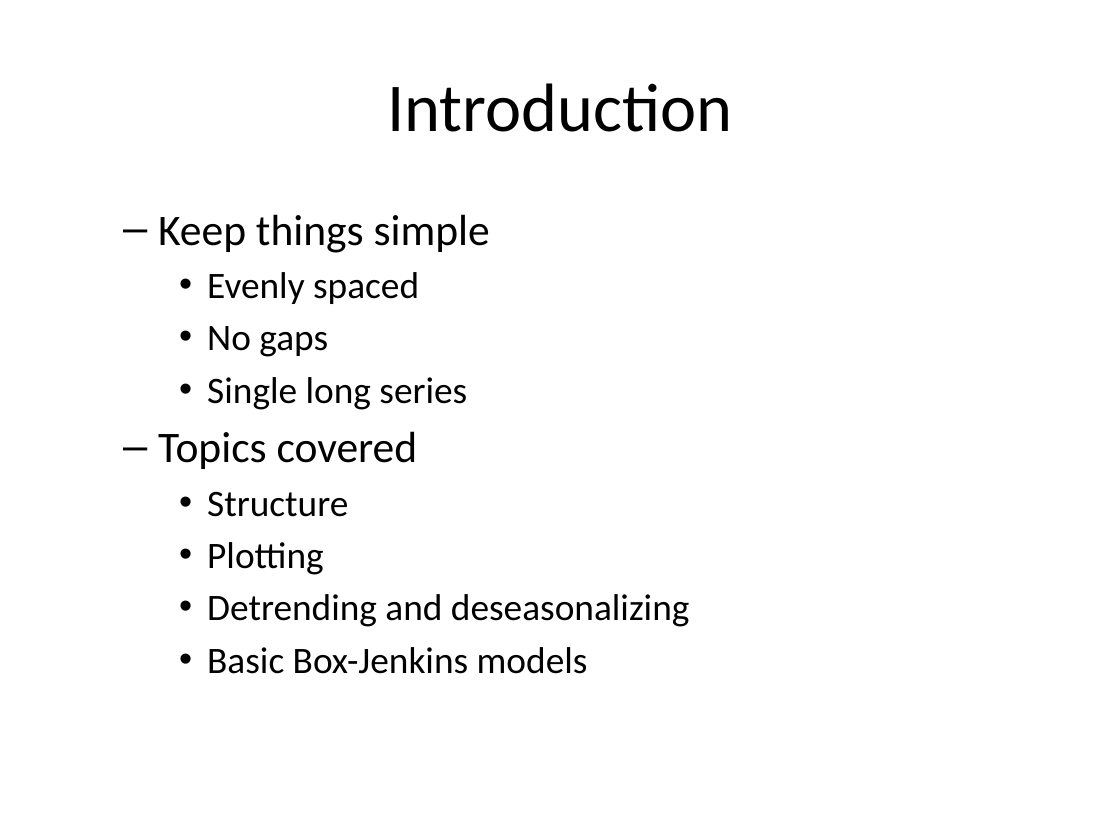
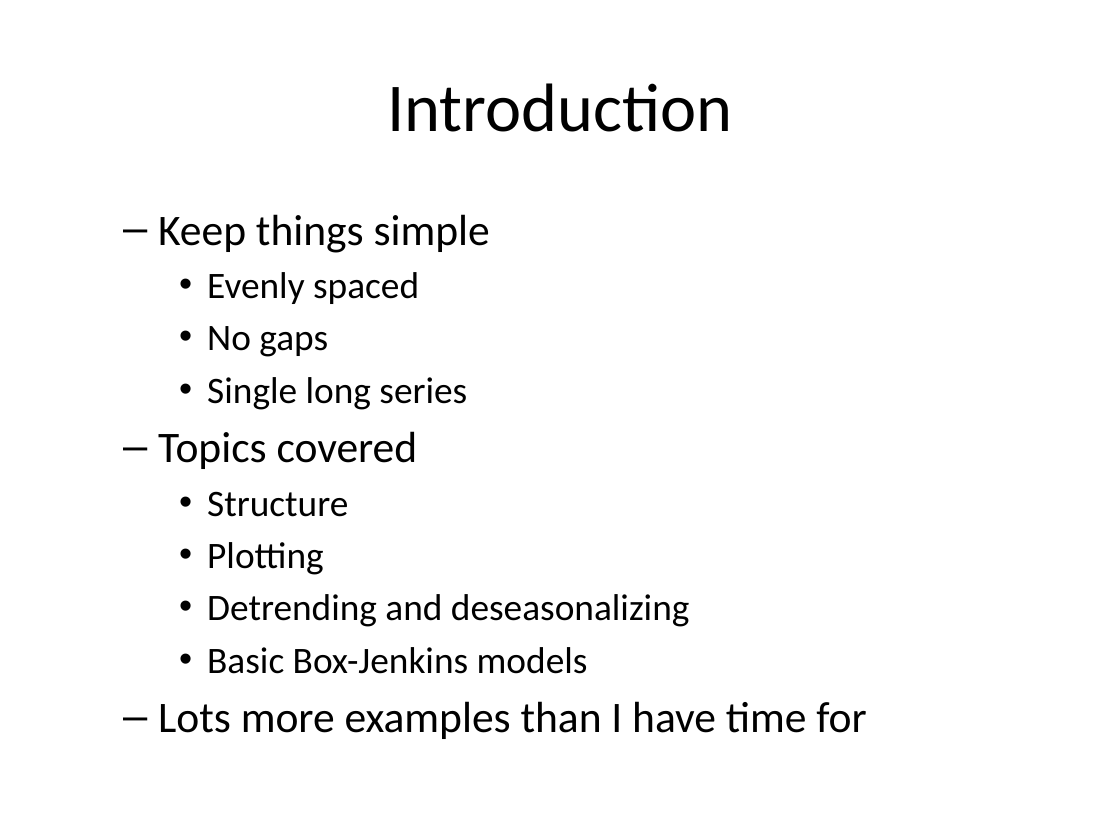
Before and after one commit to pmean/basic-time-series, a slide deck: slide 2 of src/basics.pptx. Drawn at 1120x840 pixels with LibreOffice and Linux fonts; fonts in the diff are those of the drawing. Boxes give left, top, right and bottom in pixels: in the first picture for what was removed or moved away, otherwise in the second. Text is boxed around its words. In the diff, an @@ line names an element or a change of style, - is before the commit and + after.

```diff
--- a/src/basics.pptx
+++ b/src/basics.pptx
@@ text at (158,701,866,739): paragraph added @@
+  – Lots more examples than I have time for
```
Also in this commit, not shown: 6 other slides changed, 2 slides added, 2 slides removed, 1 other file.
